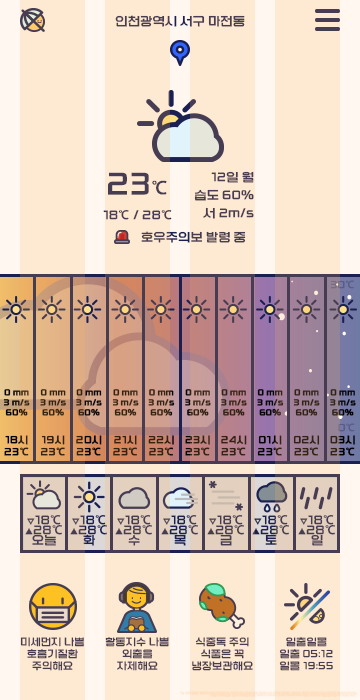
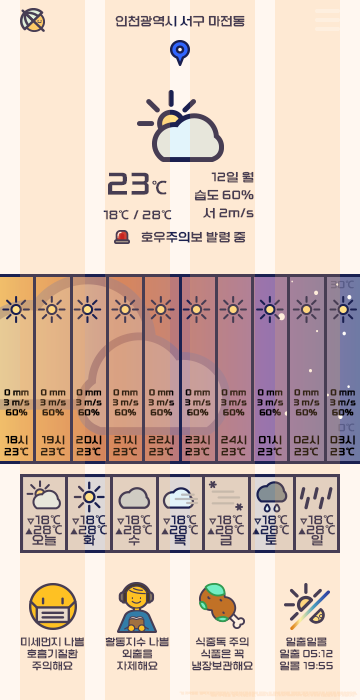
Layers edited between the first and the second 360 × 700 image:
painted on "Vector Smart Object copy 2" over [315, 27, 340, 31]
painted on "Vector Smart Object copy" (2nd of 2, in "헤더" › "네비버튼") over [315, 18, 340, 22]
painted on "Vector Smart Object" over [315, 9, 340, 13]
